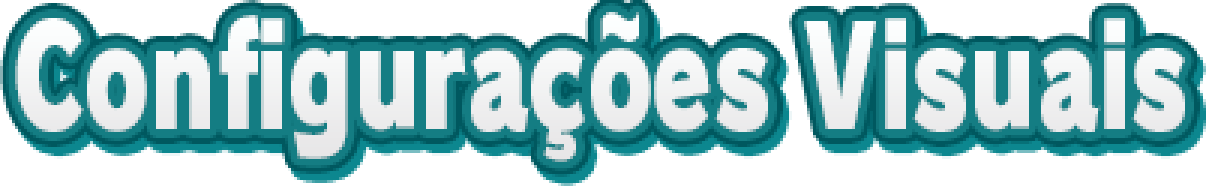
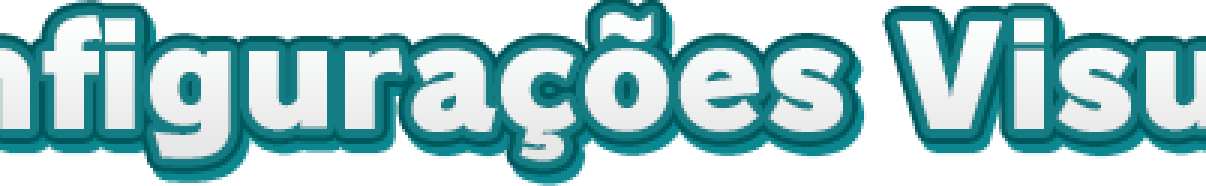
The second 1206x186 image is a revision of the first. Changes to its layers:
hid "Configurações Visuais" (1st of 2) over [15, 12, 1185, 162]
added layer "Configurações Visuais" (2nd of 2) above "Visual Settings" over [0, 12, 1206, 162]
